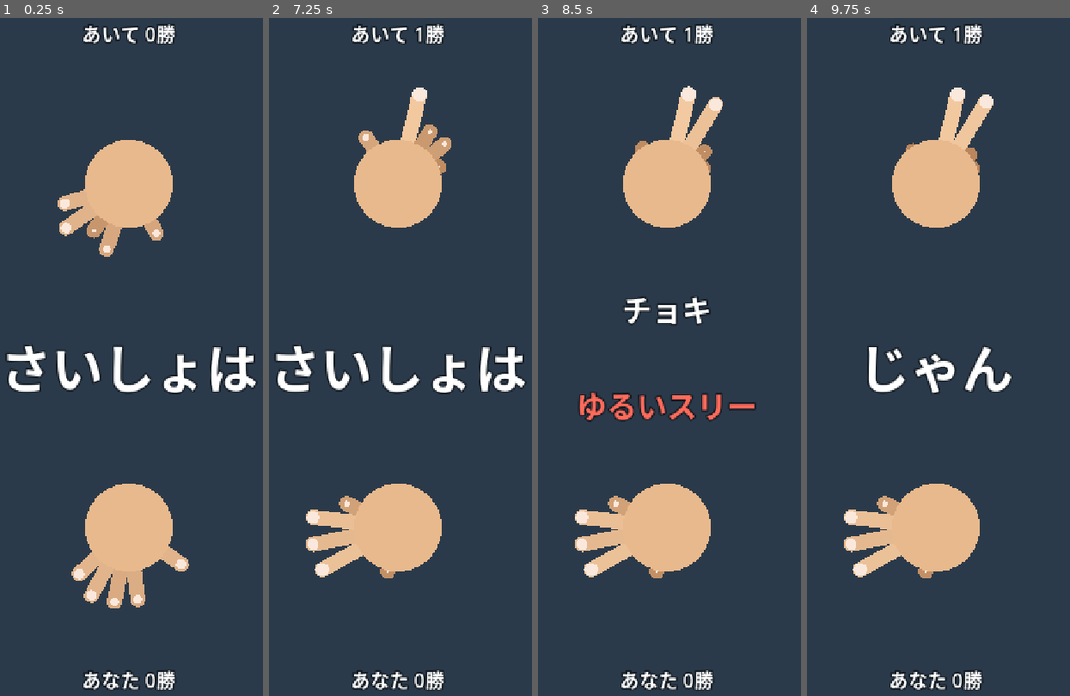
Above: before the commit, frames 1-4 (left to right).
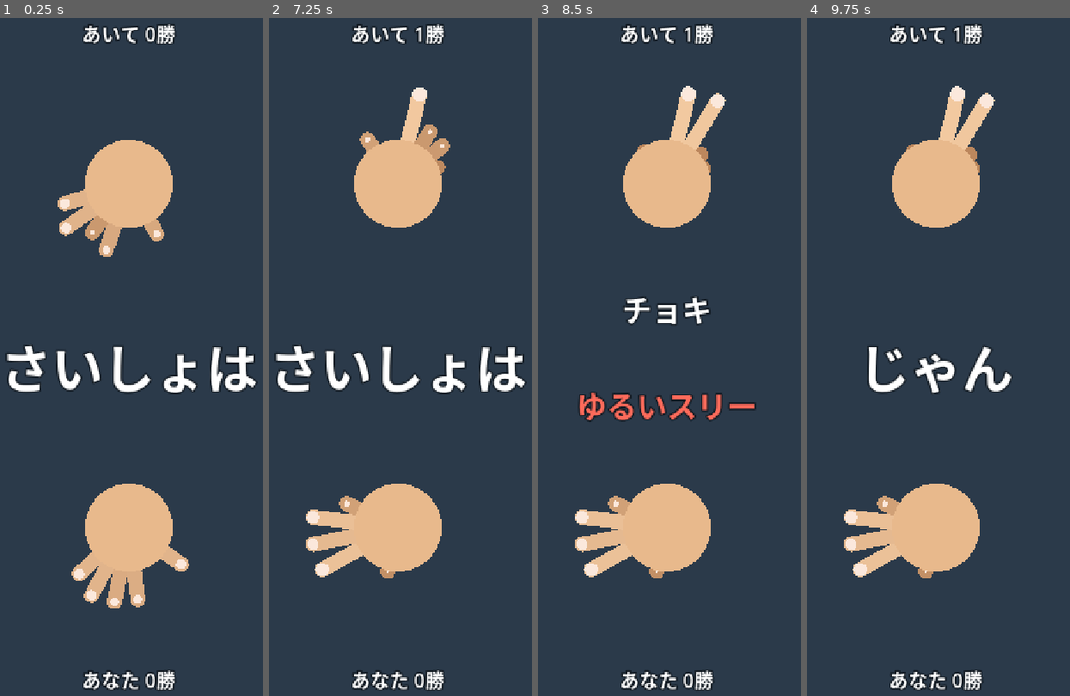
Above: after the commit, the same moments.

Repository: Omezi42/janken
Game: Godot game, scene res://scenes/battle.tscn
Same seed, same stepped clock (60 frames per second), same inputs: the game is played once before the commit and once after it.
Inputs (mouse positions are in pixels of both pictures, inside the frame that each line leads up to):
- Up to frame 1 (0.25 s): no input
- Up to frame 2 (7.25 s): drag from (397, 180) to (437, 207) at 0.52 s; drag from (397, 526) to (379, 492) at 1.27 s; move the mouse to (437, 207) at 2.02 s; click (437, 207) at 2.17 s; tap Enter at 2.75, 4.25, 6.5 s; drag from (379, 492) to (282, 255) at 2.77 s; tap Space at 3.5, 5.75 s; move the mouse to (513, 458) at 3.52 s; click (513, 458) at 3.67 s; drag from (282, 255) to (340, 180) at 4.27 s; move the mouse to (416, 357) at 5.02 s; click (416, 357) at 5.17 s; drag from (340, 180) to (321, 390) at 5.77 s; move the mouse to (482, 323) at 6.52 s; click (482, 323) at 6.67 s
- Up to frame 3 (8.5 s): drag from (590, 390) to (648, 492) at 7.27 s; move the mouse to (706, 207) at 8.02 s; click (706, 207) at 8.17 s
- Up to frame 4 (9.75 s): drag from (917, 492) to (820, 255) at 8.77 s; tap Space at 9.5 s; move the mouse to (1051, 458) at 9.52 s; click (1051, 458) at 9.67 s

The runs differ from the first frame. In frame 1, less than 0.1% of the frame differs, in the area x 32-63%, y 30-36%; in frame 2, less than 0.1%; in frame 3, 0.1%, in the area x 36-72%, y 10-21%; in frame 4, less than 0.1%.

Commit message:
親指の連動を逆向き(-0.4)にし中指-薬指を0.4へ下げて、チョキだけ作りにくい非対称を解消した
Co-Authored-By: Claude Opus 5.5 <noreply@anthropic.com>

Diff:
--- a/data/hand_config.tres
+++ b/data/hand_config.tres
@@ -7,6 +7,6 @@
 extended_below = 0.3
 curled_above = 0.7
 name_snap_border = 0.5
-linkage_strengths = Array[float]([0.2, 0.4, 0.6, 0.5])
+linkage_strengths = Array[float]([-0.4, 0.4, 0.4, 0.5])
 spring_stiffness = 120.0
 spring_damping = 12.0
--- a/scripts/data/hand_config.gd
+++ b/scripts/data/hand_config.gd
@@ -8,7 +8,7 @@
 @export_range(0.0, 1.0) var curled_above: float
 ## 反則の名前を引くとき、中途半端な指をこれ以上なら曲がり・未満なら伸びへ寄せる。
 @export_range(0.0, 1.0) var name_snap_border: float
-## 隣接する指の連動の強さ。[親−人, 人−中, 中−薬, 薬−小] の順。
+## 隣接する指の連動の強さ。[親−人, 人−中, 中−薬, 薬−小] の順。負なら逆向きに動く。
 @export var linkage_strengths: Array[float] = []
 ## 指が目標の曲がり具合へ戻るばねの強さ。
 @export var spring_stiffness: float
--- a/tools/tests/hand_model_tests.gd
+++ b/tools/tests/hand_model_tests.gd
@@ -18,17 +18,17 @@
 
 
 func _test_linkage(assert_true: Callable) -> void:
-	var hand := _hand_at(PackedFloat64Array([0.0, 0.0, 0.0, 0.0, 0.0]))
-	hand.drag(HandTypes.Finger.MIDDLE, 0.5)
-	var expected := [0.04, 0.2, 0.5, 0.3, 0.15]
-	assert_true.call(_close(hand.targets, expected), "連動は隣へ掛け算で伝わる %s" % [hand.targets])
-	assert_true.call(_close(hand.curls, [0.0, 0.0, 0.0, 0.0, 0.0]), "ドラッグで動くのは目標だけ")
+	var hand := _hand_at(PackedFloat64Array([0.5, 0.5, 0.5, 0.5, 0.5]))
+	hand.drag(HandTypes.Finger.MIDDLE, 0.4)
+	var expected := [0.436, 0.66, 0.9, 0.66, 0.58]
+	assert_true.call(_close(hand.targets, expected), "連動は隣へ掛け算で伝わり、負なら逆向き %s" % [hand.targets])
+	assert_true.call(_close(hand.curls, [0.5, 0.5, 0.5, 0.5, 0.5]), "ドラッグで動くのは目標だけ")
 
 
 func _test_linkage_at_edge(assert_true: Callable) -> void:
-	var hand := _hand_at(PackedFloat64Array([0.0, 0.0, 0.0, 0.0, 0.8]))
+	var hand := _hand_at(PackedFloat64Array([0.5, 0.5, 0.5, 0.5, 0.8]))
 	hand.drag(HandTypes.Finger.PINKY, 0.5)
-	assert_true.call(_close(hand.targets, [0.0048, 0.024, 0.06, 0.1, 1.0]), "端で止まった分は連動しない")
+	assert_true.call(_close(hand.targets, [0.4936, 0.516, 0.54, 0.6, 1.0]), "端で止まった分は連動しない")
 
 
 func _test_inertia(assert_true: Callable) -> void:
Not shown, changed: docs/GameDesign.md
